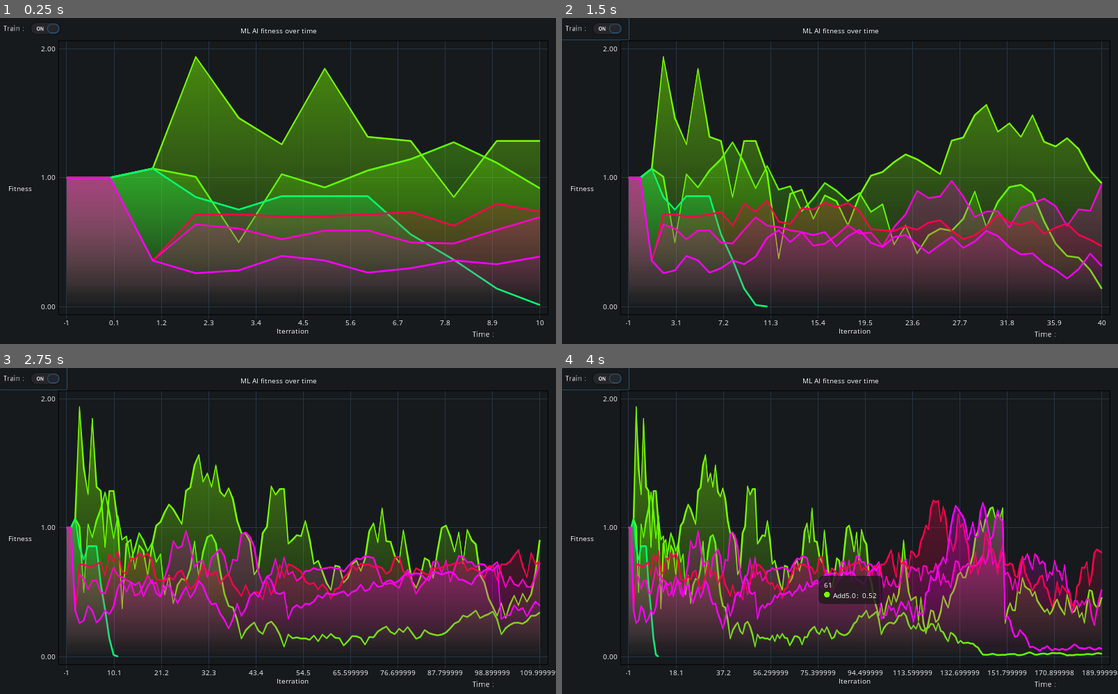
Above: before the commit, frames 1-4 (two rows, left to right).
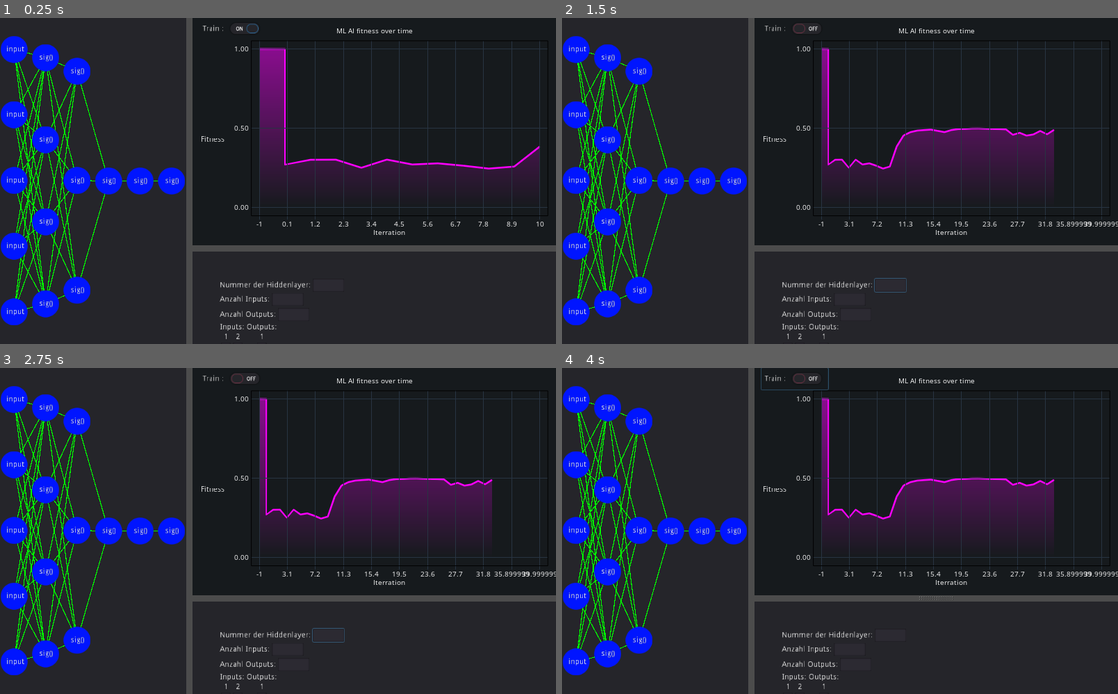
Above: after the commit, the same moments.

Repository: ex0rix/GML
Game: Godot game, scene res://Main.tscn
Same seed, same stepped clock (60 frames per second), same inputs: the game is played once before the commit and once after it. This scene is started directly instead of the project's main scene.
Inputs (mouse positions are in pixels of both pictures, inside the frame that each line leads up to):
- Up to frame 1 (0.25 s): no input
- Up to frame 2 (1.5 s): click "Train :" at 0.5 s; tap Enter at 1.25 s; move the mouse to (962, 164) at 1.27 s; hold Right (ui_right) from 1.28 s (still down)
- Up to frame 3 (2.75 s): move the mouse to (166, 547) at 2.02 s; release Right (ui_right) at 2.03 s; hold Left (ui_left) from 2.03 s (still down)
- Up to frame 4 (4 s): move the mouse to (895, 459) at 2.77 s; release Left (ui_left) at 2.78 s; hold Right (ui_right) 2.78-3.53 s; move the mouse to (812, 596) at 3.52 s; hold Up (ui_up) from 3.53 s (still down)

The runs differ from the first frame. In frame 1, 47% of the frame differs, in the area x 0-100%, y 0-100%; in frame 2, 44%; in frame 3, 40%; in frame 4, 38%.

Commit message:
gui done

Diff:
--- a/Main.gd
+++ b/Main.gd
@@ -1,32 +1,32 @@
 extends Node
 
-
-class Neuron:
-	var _weights : Array
-	var _bias : float
-	var _stepSize : float
-
-	func _init(nInputs, stepSize):
-		self._stepSize = stepSize
-		_weights.resize(2)
-		_weights.fill(0.0)
-
-	func _aF(x):
-		return x
-#		if x > 0:
-#			return x
-#		return 0
-
-	func calc(values : Array) -> float:
-		var x = 0.0
-		for i in values.size():
-			x += values[i] * _weights[i]
-		return _aF(x) + _bias
-
-	func _randomize_weights():
-		for i in _weights.size():
-			_weights[i] = clamp(_weights[i] + _stepSize * (randf() - 0.5), -1.0, 1.0)
-
+#
+#class Neuron:
+#	var _weights : Array
+#	var _bias : float
+#	var _stepSize : float
+#
+#	func _init(nInputs, stepSize):
+#		self._stepSize = stepSize
+#		_weights.resize(2)
+#		_weights.fill(0.0)
+#
+#	func _aF(x):
+#		return x
+##		if x > 0:
+##			return x
+##		return 0
+#
+#	func calc(values : Array) -> float:
+#		var x = 0.0
+#		for i in values.size():
+#			x += values[i] * _weights[i]
+#		return _aF(x) + _bias
+#
+#	func _randomize_weights():
+#		for i in _weights.size():
+#			_weights[i] = clamp(_weights[i] + _stepSize * (randf() - 0.5), -1.0, 1.0)
+#
 
 
 
--- a/Main.tscn
+++ b/Main.tscn
@@ -1,26 +1,69 @@
-[gd_scene load_steps=3 format=2]
+[gd_scene load_steps=5 format=2]
 
-[ext_resource path="res://Main.gd" type="Script" id=1]
+[ext_resource path="res://TestNNetwork.gd" type="Script" id=1]
 [ext_resource path="res://addons/easy_charts/control_charts/chart.tscn" type="PackedScene" id=2]
+[ext_resource path="res://Settings.tscn" type="PackedScene" id=3]
+[ext_resource path="res://ArchitectureDiagramm.tscn" type="PackedScene" id=4]
 
 [node name="Node" type="Node"]
 script = ExtResource( 1 )
 
-[node name="Chart" parent="." instance=ExtResource( 2 )]
+[node name="HSplitContainer2" type="HSplitContainer" parent="."]
+anchor_right = 1.0
+anchor_bottom = 1.0
+split_offset = 343
 
-[node name="CheckButton" type="CheckButton" parent="."]
-margin_right = 76.0
+[node name="ScrollContainer" type="Panel" parent="HSplitContainer2"]
+margin_right = 343.0
+margin_bottom = 600.0
+rect_clip_content = true
+
+[node name="ArchitectureDiagramm" parent="HSplitContainer2/ScrollContainer" instance=ExtResource( 4 )]
+
+[node name="HSplitContainer" type="VSplitContainer" parent="HSplitContainer2"]
+margin_left = 355.0
+margin_right = 1024.0
+margin_bottom = 600.0
+split_offset = 418
+
+[node name="Container" type="Panel" parent="HSplitContainer2/HSplitContainer"]
+margin_right = 669.0
+margin_bottom = 418.0
+
+[node name="Chart" parent="HSplitContainer2/HSplitContainer/Container" instance=ExtResource( 2 )]
+
+[node name="CheckButton" type="CheckButton" parent="HSplitContainer2/HSplitContainer/Container"]
+margin_left = 12.0
+margin_right = 135.0
 margin_bottom = 40.0
 pressed = true
 text = "Train : "
 
-[node name="Label" type="Label" parent="."]
+[node name="Label" type="Label" parent="HSplitContainer2/HSplitContainer/Container"]
+visible = false
 anchor_left = 1.0
 anchor_top = 1.0
 anchor_right = 1.0
 anchor_bottom = 1.0
-margin_left = -154.0
-margin_top = -24.0
+margin_left = 629.0
+margin_top = 504.0
+margin_right = 783.0
+margin_bottom = 528.0
 text = "Time : "
 
-[connection signal="toggled" from="CheckButton" to="." method="_on_CheckButton_toggled"]
+[node name="Panel" type="Panel" parent="HSplitContainer2/HSplitContainer"]
+margin_top = 430.0
+margin_right = 669.0
+margin_bottom = 600.0
+
+[node name="Settings" parent="HSplitContainer2/HSplitContainer/Panel" instance=ExtResource( 3 )]
+anchor_right = 0.0
+anchor_bottom = 0.0
+margin_left = 50.0
+margin_top = 50.0
+margin_right = 669.0
+margin_bottom = 170.0
+architectureDiagrammPath = NodePath("../../../ScrollContainer/ArchitectureDiagramm")
+
+[connection signal="dragged" from="HSplitContainer2" to="." method="_on_HSplitContainer2_dragged"]
+[connection signal="toggled" from="HSplitContainer2/HSplitContainer/Container/CheckButton" to="." method="_on_CheckButton_toggled"]
--- a/Scene test.tscn
+++ b/Scene test.tscn
@@ -3,7 +3,9 @@
 [ext_resource path="res://ArchitectureDiagramm.tscn" type="PackedScene" id=1]
 [ext_resource path="res://Settings.tscn" type="PackedScene" id=2]
 
-[node name="Scene test" type="Node2D"]
+[node name="Scene test" type="Panel"]
+anchor_right = 1.0
+anchor_bottom = 1.0
 
 [node name="ArchitectureDiagramm" parent="." instance=ExtResource( 1 )]
 margin_left = 405.0
--- a/Settings.gd
+++ b/Settings.gd
@@ -4,6 +4,10 @@
 # Declare member variables here. Examples:
 # var a = 2
 # var b = "text"
+
+export (NodePath) var architectureDiagrammPath
+var architectureDiagramm : Node
+
 var anzahlHiddenlayer = 0
 var anzahlInputs = 1
 var anzahlOutputs = 1
@@ -12,12 +16,9 @@
 var outputs = []
 onready var inputContainer = $VBoxContainer/HBoxContainer4/VBoxContainer/Inputs
 onready var outputContainer = $VBoxContainer/HBoxContainer4/VBoxContainer2/outputs
-# Called when the node enters the scene tree for the first time.
+
 func _ready():
-	pass # Replace with function body.
-
-
-# Called every frame. 'delta' is the elapsed time since the previous frame.
+	architectureDiagramm = get_node(architectureDiagrammPath)
 
 
 func _on_anzahlHiddenlayer_text_changed(new_text):
@@ -113,8 +114,8 @@
 	aProSpalte.append(anzahlOutputs)
 
 	print(aProSpalte)
-	if (get_parent().get_node("ArchitectureDiagramm") != null):
-		get_parent().get_node("ArchitectureDiagramm").changeDiagramm(anzahlHiddenlayer+2, aProSpalte)
+	if (architectureDiagramm != null):
+		architectureDiagramm.changeDiagramm(anzahlHiddenlayer+2, aProSpalte)
 
 
 func _on_addOneLine_pressed():
--- a/TestNNetwork.gd
+++ b/TestNNetwork.gd
@@ -1,6 +1,6 @@
 extends Node
 
-onready var chart: Chart = $Chart
+onready var chart: Chart = $HSplitContainer2/HSplitContainer/Container/Chart
 var neuralNetwork : NeuralNetwork
 
 var chartFuncs = [Function.new(
@@ -91,3 +91,6 @@
 	cp.y_scale = 2
 	cp.interactive = true # false by default, it allows the chart to create a tooltip to show point values
 	return cp
+
+func _on_HSplitContainer2_dragged(offset):
+	$HSplitContainer2/ScrollContainer/ArchitectureDiagramm.get_child(0).update()
--- a/project.godot
+++ b/project.godot
@@ -109,6 +109,11 @@
 "language": "GDScript",
 "path": "res://NeuralNetwork.gd"
 }, {
+"base": "Reference",
+"class": "Neuron",
+"language": "GDScript",
+"path": "res://Neuron.gd"
+}, {
 "base": "FunctionPlotter",
 "class": "PiePlotter",
 "language": "GDScript",
@@ -135,7 +140,7 @@
 "Bar": "",
 "BarPlotter": "",
 "Canvas": "",
-"Chart": "",
+"Chart": "res://addons/easy_charts/utilities/icons/linechart.svg",
 "ChartProperties": "",
 "DataFrame": "",
 "DataTooltip": "",
@@ -150,6 +155,7 @@
 "Matrix": "",
 "MatrixGenerator": "",
 "NeuralNetwork": "",
+"Neuron": "",
 "PiePlotter": "",
 "PlotBox": "",
 "Point": "",
